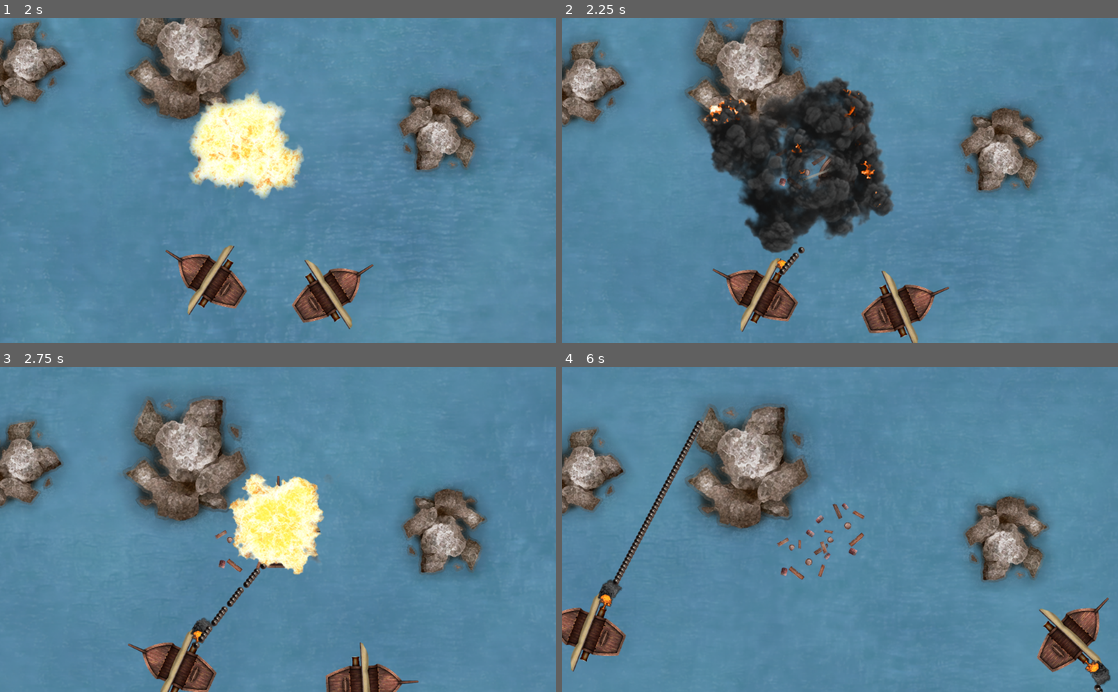
Above: before the commit, frames 1-4 (two rows, left to right).
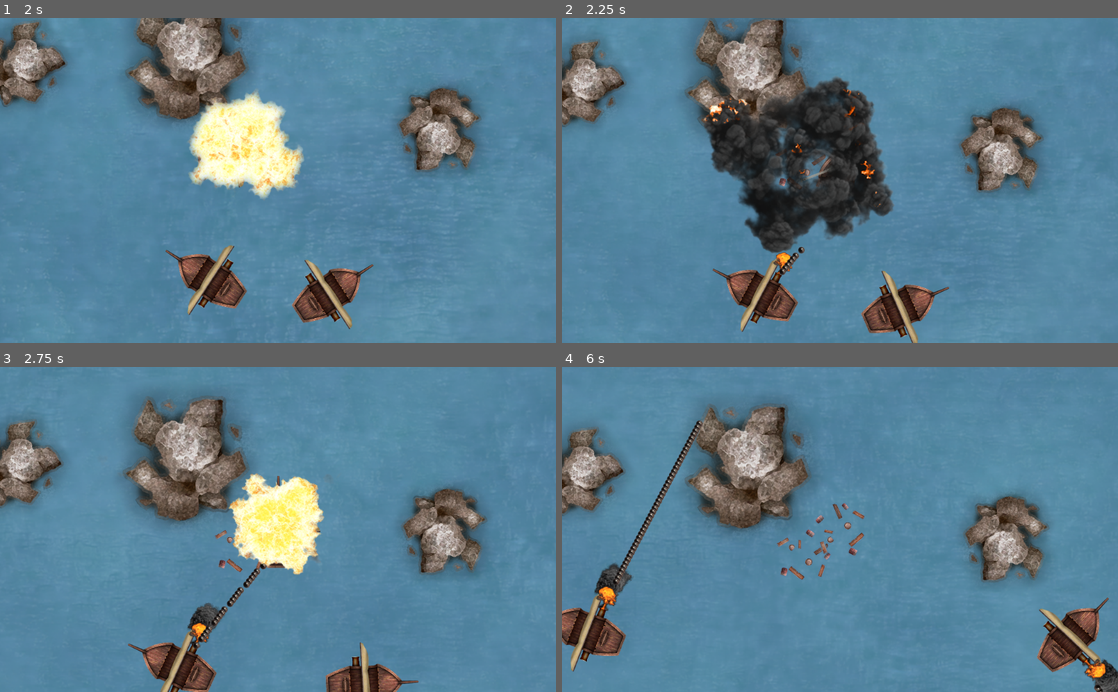
Above: after the commit, the same moments.

Repository: HedgeLizards/grappling
Game: Godot game, scene res://scenes/Menu.tscn
Two runs of this game, one before a commit and one after it. Both use one fixed random seed, a clock stepped at 60 frames per second and the inputs below. Sound files missing from this copy of the repository are replaced by a short silence.
Inputs (mouse positions are in pixels of both pictures, inside the frame that each line leads up to):
- Up to frame 1 (2 s): click "Yarrr!" at 0.5 s; move the mouse to (400, 164) at 1.27 s; tap H (hunt) at 1.35 s; click (400, 164) at 1.42 s
- Up to frame 2 (2.25 s): move the mouse to (728, 196) at 2.02 s; tap I (idle) at 2.1 s; click (728, 196) at 2.17 s
- Up to frame 3 (2.75 s): no input
- Up to frame 4 (6 s): move the mouse to (895, 458) at 2.77 s; tap H (hunt) at 2.85, 4.35, 5.85 s; click (895, 458) at 2.92 s; move the mouse to (812, 594) at 3.52 s; tap I (idle) at 3.6, 5.1 s; click (812, 594) at 3.67 s; move the mouse to (1006, 578) at 4.27 s; click (1006, 578) at 4.42 s; move the mouse to (673, 480) at 5.02 s; click (673, 480) at 5.17 s; move the mouse to (867, 529) at 5.77 s; click (867, 529) at 5.92 s

Frame 1 is identical in both runs. In frame 2, 0.1% of the frame differs, in the area x 38-42%, y 72-80%; in frame 3, 0.4%; in frame 4, 0.9%, in the area x 5-100%, y 60-100%.

Commit message:
resized cannonshots

Diff:
--- a/scenes/Shot.tscn
+++ b/scenes/Shot.tscn
@@ -28,7 +28,8 @@
 script = ExtResource( 6 )
 
 [node name="Explosion" type="AnimatedSprite" parent="."]
-position = Vector2( 0, -60 )
+position = Vector2( 0, -92 )
+scale = Vector2( 1.55833, 1.55833 )
 frames = SubResource( 1 )
 
 [connection signal="animation_finished" from="Explosion" to="." method="_on_Explosion_animation_finished"]
